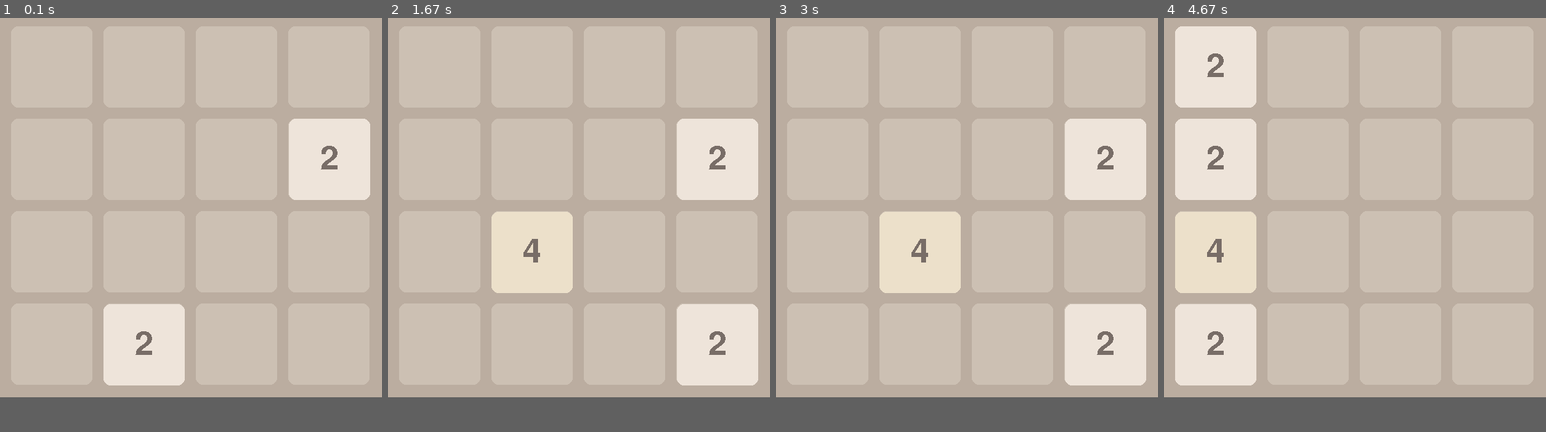
Above: before the commit, frames 1-4 (left to right).
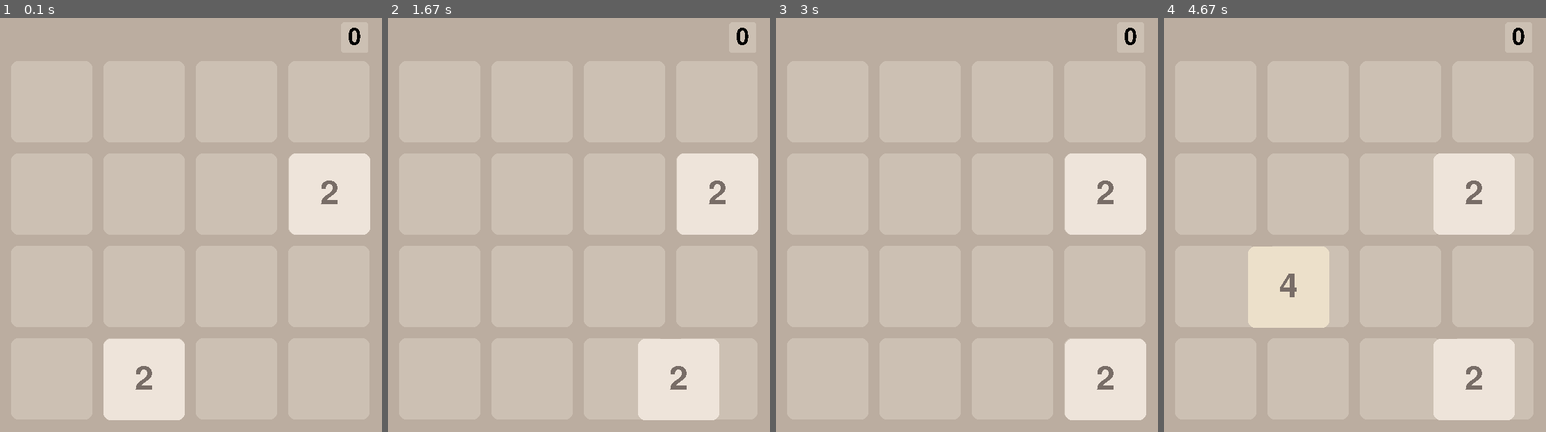
Above: after the commit, the same moments.

Repository: arifiorino/pygame_2048
Game: pygame game, started from 2048.py
Same seed, same stepped clock (60 frames per second), same inputs: the game is played once before the commit and once after it.
Inputs:
- Up to frame 1 (0.1 s): no input
- Up to frame 2 (1.67 s): hold Right 0.33-0.8 s
- Up to frame 3 (3 s): no input
- Up to frame 4 (4.67 s): hold Left from 4.47 s (still down)
The window is 550x550 before the commit and 550x600 after it. Grey fills any space a smaller window leaves; there, only what the larger window draws over its background counts as a difference.

The runs differ from the first frame. In frame 1, 7.6% of the frame differs, in the area x 27-97%, y 2-98%; in frame 2, 14%; in frame 3, 12%; in frame 4, 28%, in the area x 2-95%, y 2-98%.

Commit message:
Score and Smooth Movement
added the score and smoother movement

Diff:
--- a/2048.py
+++ b/2048.py
@@ -1,14 +1,23 @@
 import pygame, os, sys, random, time
 from pygame.locals import *
 from pygame import surface
+
 pygame.init()
 pygame.display.init()
 pygame.font.init()
-screen = pygame.display.set_mode((550, 550))#,  FULLSCREEN)
+
+sh=50
+score=0
+scoref=pygame.font.SysFont(pygame.font.get_default_font(), 50)
+scorei=scoref.render(str(score), 0, (255, 255, 255))
+lscore=score
+
+screen = pygame.display.set_mode((550, 550+sh))
+screen.set_alpha(None)
 pygame.display.set_caption("2048")
 f=pygame.font.SysFont(pygame.font.get_default_font(), 70)
 numimg=[]
-lag=.02
+lag=2.5
 def DrawRoundRect(surface, color, rect, width, xr, yr):
     clip = surface.get_clip()
     surface.set_clip(clip.clip(rect.inflate(0, -yr*2)))
@@ -40,15 +49,16 @@
     pygame.display.set_icon(numimg[10])
 except Exception as x:
     print(x)
-bg=pygame.Surface((550, 550))
+
+bg=pygame.Surface((550, 550+sh))
 bg.fill((187, 173, 160))
 blank=pygame.Surface([117, 117], pygame.SRCALPHA, 32).convert_alpha()
 DrawRoundRect(blank, (204, 192, 179), pygame.Rect(0, 0, 117, 70), 0, 10, 10)
 blank.blit(pygame.transform.flip(blank, 0, 1), (0, 0))
 for y in range(4):
     for x in range(4):
-        bg.blit(blank, ((x*133)+16, (y*133)+16))
-overimg=pygame.Surface((550, 550))
+        bg.blit(blank, ((x*133)+16, (y*133)+16+sh))
+overimg=pygame.Surface((screen.get_width(), screen.get_height()))
 overimg.fill((255, 227, 136))
 overimg.set_alpha(125)
 nums=[2**i for i in range(1, 12)]
@@ -66,12 +76,13 @@
 n=[16, 149, 283, 416]
 for y in range(4):
        for x in range(4):
-           coors.append((n[x], n[y]))
+           coors.append((n[x], n[y]+sh))
 spawn()
 spawn()
 
 def gameovr():
-    global p, overimg
+    global p, overimg, score
+    score=0
     n=screen
     n.blit(overimg, (0, 0))
     s=pygame.font.SysFont(pygame.font.get_default_font(), 100).render('Game Over', 0, (116, 109, 105))
@@ -107,9 +118,6 @@
                 pygame.quit()
                 sys.exit()
             if event.type == pygame.MOUSEBUTTONDOWN:
-##                p=[0]*16
-##                spawn()
-##                spawn()
                 d=0
         screen.blit(n, (0, 0))
         pygame.display.update()
@@ -137,57 +145,94 @@
                 c=0
     return c
 def update():
+    global lscore, score, scoref, scorei, blank, scoreb
+    screen.fill((187, 173, 160))
+    if lscore!=score or score==0:
+        scorei=scoref.render(str(score), 0, (0, 0, 0))
+        scoreb = pygame.transform.scale(blank, (scorei.get_width()+20, scorei.get_height()+10))
+    lscore=score
     screen.blit(bg, (0, 0))
+    screen.blit(scoreb, (screen.get_width()-20-scoreb.get_width(), 10))
+    screen.blit(scorei, (((screen.get_width()-20)-(scoreb.get_width()/2))-(scorei.get_width()/2), (10+(scoreb.get_height()/2))-(scorei.get_height()/2)))
     for i in range(16):
         if p[i]!=0:
             screen.blit(numimg[nums.index(p[i])], coors[i])
     pygame.display.update()
 lastp=p
 
-def check(xs, v, s, g):
-    global p
-    for i in xs:
-        #cg=0
-        c=1
-        while c:
-            c=0
+def move(c, d, p):
+    d[1]*=-1
+    global numimg, nums, lag
+    i=[]
+    cs=[]
+    s=pygame.Surface(screen.get_size())
+    s.blit(bg, (0, 0))
+    s.blit(scoreb, (screen.get_width()-20-scoreb.get_width(), 10))
+    s.blit(scorei, (((screen.get_width()-20)-(scoreb.get_width()/2))-(scorei.get_width()/2), (10+(scoreb.get_height()/2))-(scorei.get_height()/2)))
+    for m in range(16):
+        if p[m]!=0 and (not (m in c)):
+            s.blit(numimg[nums.index(p[m])], coors[m])
+
+    for m in c:
+        i.append(numimg[nums.index(p[m])])
+        cs.append(list(coors[m]))
+    for w in range(int(133/lag)):
+        screen.blit(s, (0, 0))
+        for x in range(len(i)):
+            screen.blit(i[x], cs[x])
+            cs[x][d[0]]+=(lag*d[1])
+        pygame.display.update()
+def moveb(xs, v, s, g):
+    global p, score
+    c=1
+    while c:
+        c=0
+        z=-1
+        lp=p
+        changes=[]
+        for i in xs:
+            z+=1
             for m in g:
                 if i[m]==0 and i[m+v]!=0:
                     i[m]=i[m+v]
                     i[m+v]=0
                     c=1
-                    #cg=1
-                    time.sleep(lag)
                     if s=='xs':
                         p=xs[0]+xs[1]+xs[2]+xs[3]
+                        if v==1:
+                            changes.append((4*z)+(m+1))
+                        else:
+                            changes.append(((4*z)+(m+1))-2)
                     else:
                         p=[i[0] for i in ys]+[i[1] for i in ys]+[i[2] for i in ys]+[i[3] for i in ys]
-                    update()
+                        if v==-1:
+                            changes.append((4*(m-1))+(z))
+                        else:
+                            changes.append((4*(m+1))+(z))
+        move(changes, [int(s=='ys'), v], lp)
+
+def check(xs, v, s, g):
+    global p, score
+    try:
+        moveb(xs, v, s, g)
+    except Exception as a:
+        print(a)
+
+    for i in xs:
         for m in g:
             if i[m]==i[m+v] and i[m]!=0:
                 i[m]*=2
                 i[m+v]=0
-        c=1
-        while c:
-            c=0
-            for m in g:
-                if i[m]==0 and i[m+v]!=0:
-                    i[m]=i[m+v]
-                    i[m+v]=0
-                    c=1
-                    #cg=1
-                    time.sleep(lag)
-                    if s=='xs':
-                        p=xs[0]+xs[1]+xs[2]+xs[3]
-                    else:
-                        p=[i[0] for i in ys]+[i[1] for i in ys]+[i[2] for i in ys]+[i[3] for i in ys]
-                    update()
-
-
-        if s=='xs':
-            p=xs[0]+xs[1]+xs[2]+xs[3]
-        else:
-            p=[i[0] for i in ys]+[i[1] for i in ys]+[i[2] for i in ys]+[i[3] for i in ys]
+                score+=i[m]
+    try:
+        moveb(xs, v, s, g)
+    except Exception as a:
+        print(a)
+    update()
+    if s=='xs':
+        p=xs[0]+xs[1]+xs[2]+xs[3]
+    else:
+        p=[i[0] for i in ys]+[i[1] for i in ys]+[i[2] for i in ys]+[i[3] for i in ys]
 win=0
 while 1:
     xs=[p[0:4], p[4:8], p[8:12], p[12:16]]
